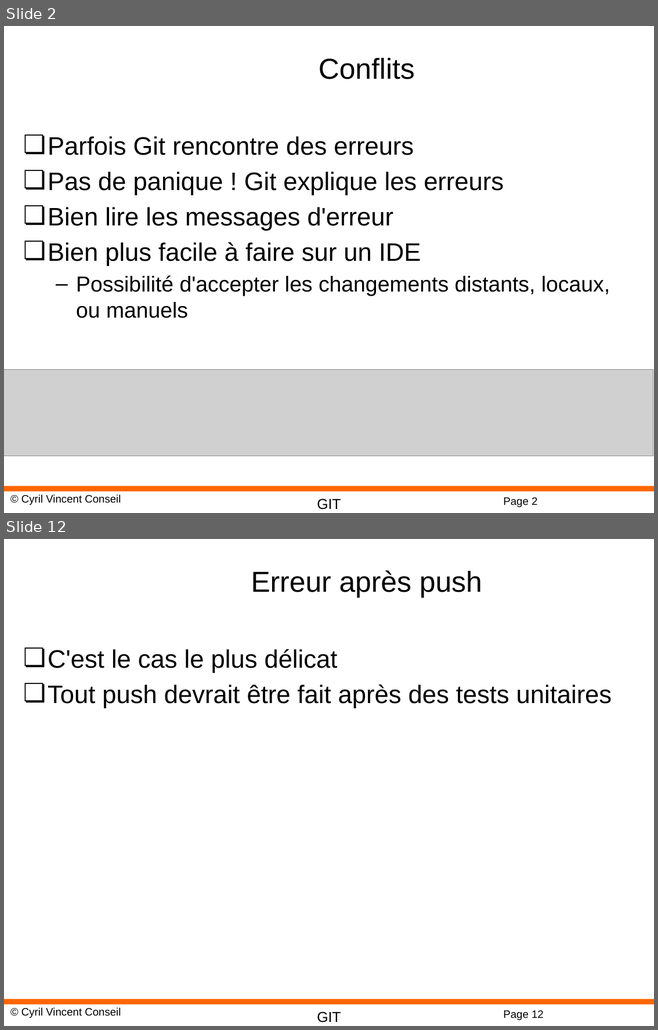
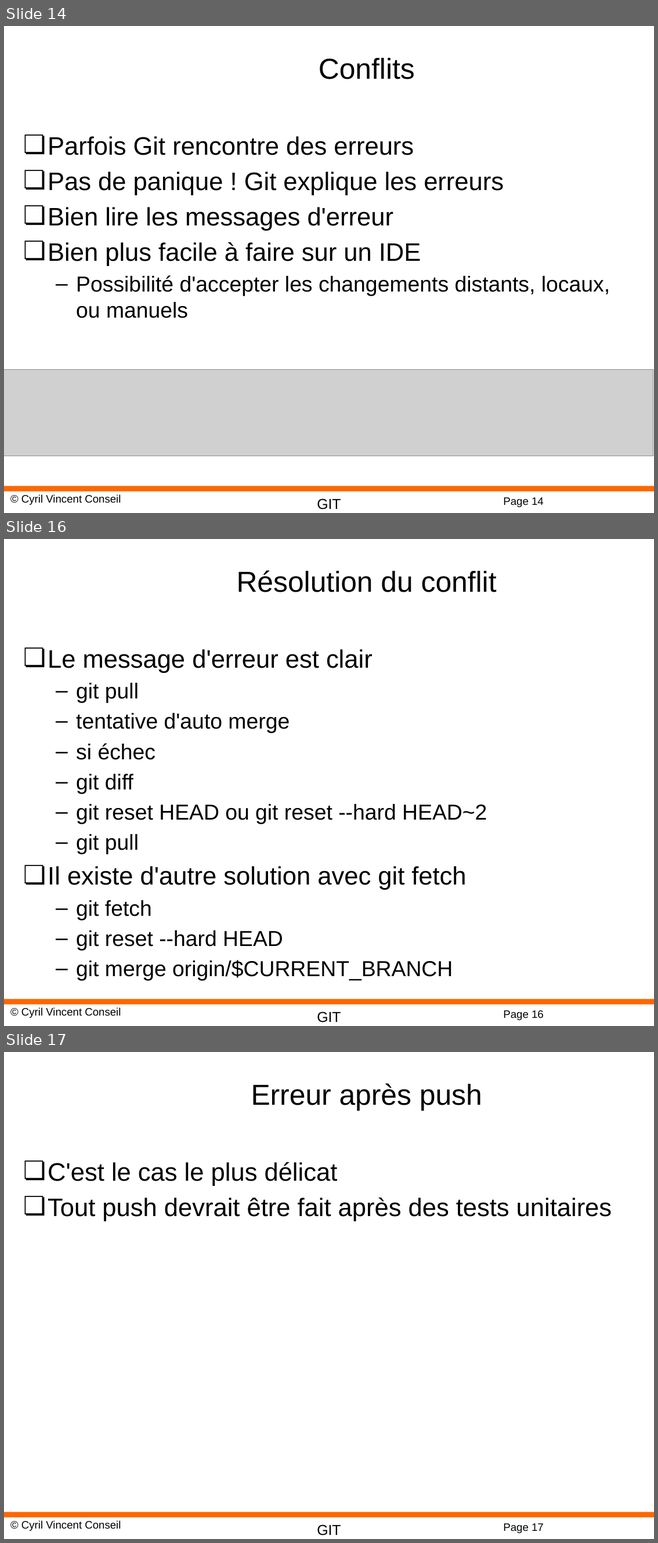
Before and after one commit to cyrilvincent/git, a slide deck: ppt/GIT05-Conflicts.pptx. Shown one above the other, each under a label of ours: slides 2 and 12 before the commit, slides 14, 16 and 17 after it; the slides between them are not shown. The pictures are 658x1030 and 658x1543 pixels, drawn with LibreOffice and Linux fonts; fonts in the diff are those of the drawing; grey boxes stand for pictures; background and template pictures are left out. Boxes give left, top, right and bottom in pixels: in the first picture for what was removed or moved away, otherwise in the second. Text is boxed around its words. In the diff, an @@ line names an element or a change of style, - is before the commit and + after.

```diff
--- a/ppt/GIT05-Conflicts.pptx
+++ b/ppt/GIT05-Conflicts.pptx
@@ slide 16 added at (4, 539, 654, 1026), background #FFFFFF; not listed: 4 template elements that a slide beside it also shows @@
@@ title added at (237, 570, 496, 592), 32 pt, text #000000 @@
+Résolution du conflit
@@ text added at (48, 649, 487, 981), 24 pt, text #000000 @@
+❏ Le message d'erreur est clair
+  – git pull
+  – tentative d'auto merge
+  – si échec
+  – git diff
+  – git reset HEAD ou git reset --hard HEAD~2
+  – git pull
+❏ Il existe d'autre solution avec git fetch
+  – git fetch
+  – git reset --hard HEAD
+  – git merge origin/$CURRENT_BRANCH
@@ what was slide 2 is now slide 14 @@
@@ page number at (503, 498, 543, 507): text changed @@
-Page 2
+Page 14
@@ what was slide 12 is now slide 17 @@
@@ page number at (503, 1524, 543, 1533): text changed @@
-Page 12
+Page 17
```
Also in this commit, not shown: 3 slides changed, 7 other slides added, 1 other file.
